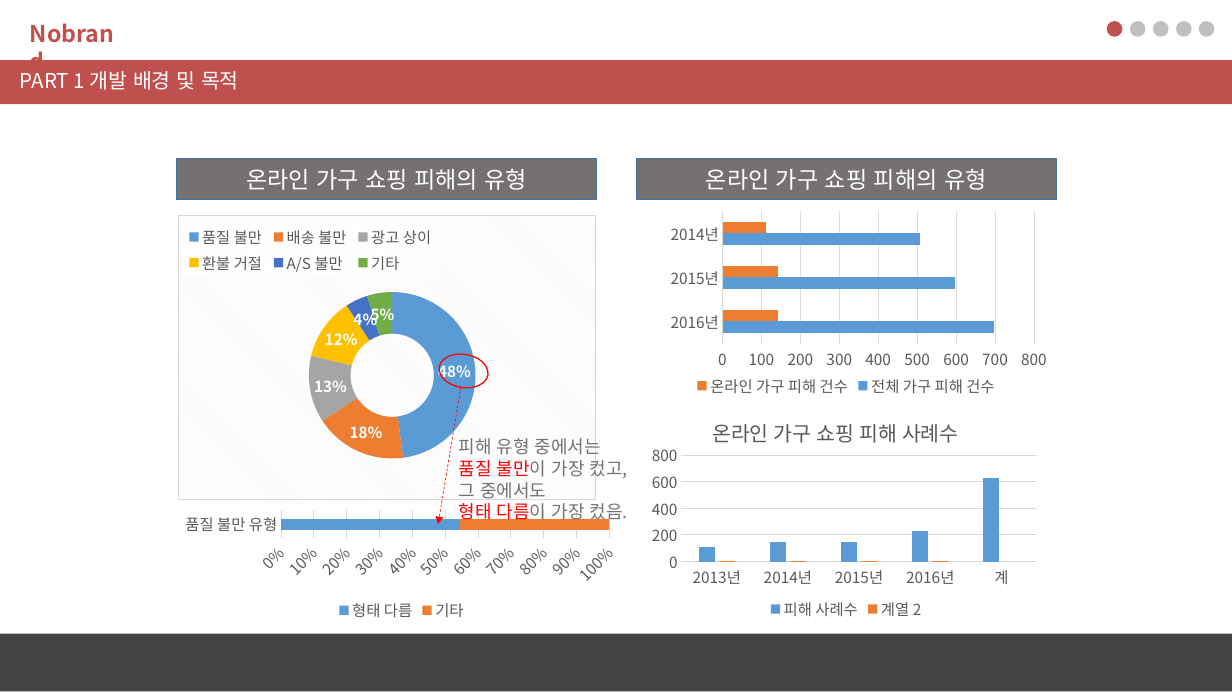
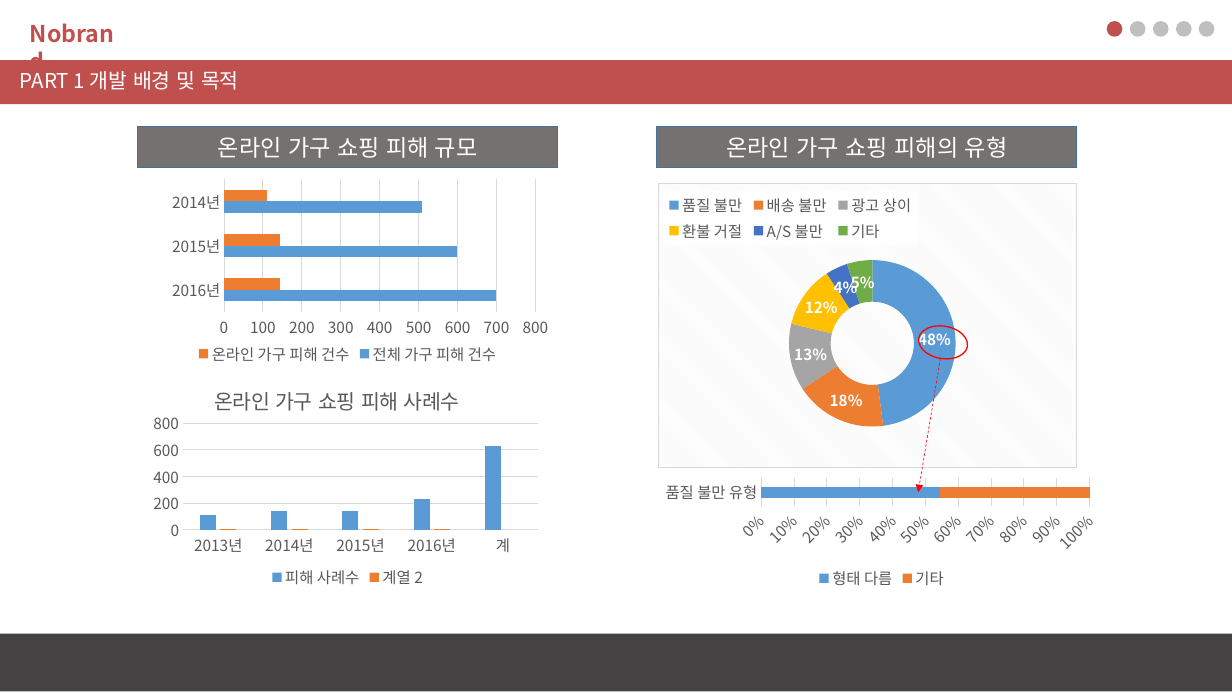
Before and after one commit to Bik00/WD3A5_Project, a slide deck: slide 5 of 기획서/2차 기획 발표/WD3A_05_2차 기획 발표 프레젠테이션(2017.04.03).pptx. Drawn at 1232x693 pixels with LibreOffice and Linux fonts; fonts in the diff are those of the drawing. Boxes give left, top, right and bottom in pixels: in the first picture for what was removed or moved away, otherwise in the second. Text is boxed around its words. In the diff, an @@ line names an element or a change of style, - is before the commit and + after.

Commit message:
123
123

```diff
--- a/기획서/2차 기획 발표/WD3A_05_2차 기획 발표 프레젠테이션(2017.04.03).pptx
+++ b/기획서/2차 기획 발표/WD3A_05_2차 기획 발표 프레젠테이션(2017.04.03).pptx
@@ 1 bar chart, 1 column chart, 1 rectangle: place and size @@
-1 bar chart, 1 column chart, 1 rectangle at box(637, 158, 1057, 624)
+1 bar chart, 1 column chart, 1 rectangle at box(138, 127, 558, 592)
@@ text in rectangle at box(218, 137, 478, 158): text changed @@
-온라인 가구 쇼핑 피해의 유형
+온라인 가구 쇼핑 피해 규모
@@ 1 doughnut chart, 1 bar stacked 100% chart, 1 rectangle, 1 ellipse, 1 arrow: place and size @@
-1 doughnut chart, 1 bar stacked 100% chart, 1 rectangle, 1 ellipse, 1 arrow at box(177, 158, 627, 626)
+1 doughnut chart, 1 bar stacked 100% chart, 1 rectangle, 1 ellipse, 1 arrow at box(657, 127, 1107, 593)
@@ text removed at box(459, 438, 628, 524) @@
-피해 유형 중에서는
-품질 불만이 가장 컸고,
-그 중에서도
-형태 다름이 가장 컸음.
```
Also in this commit, not shown: 1 other slide changed, 1 slide added.
